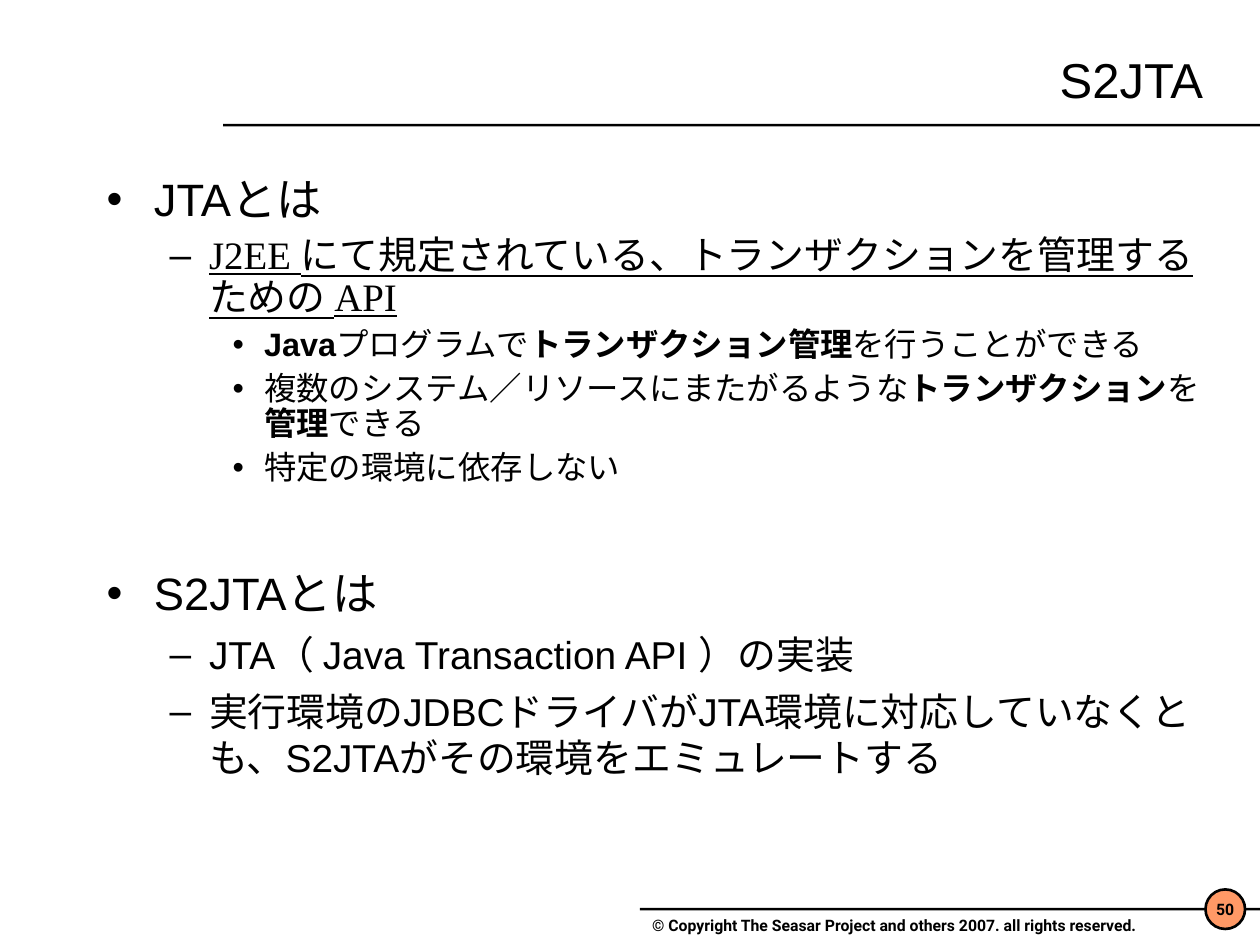
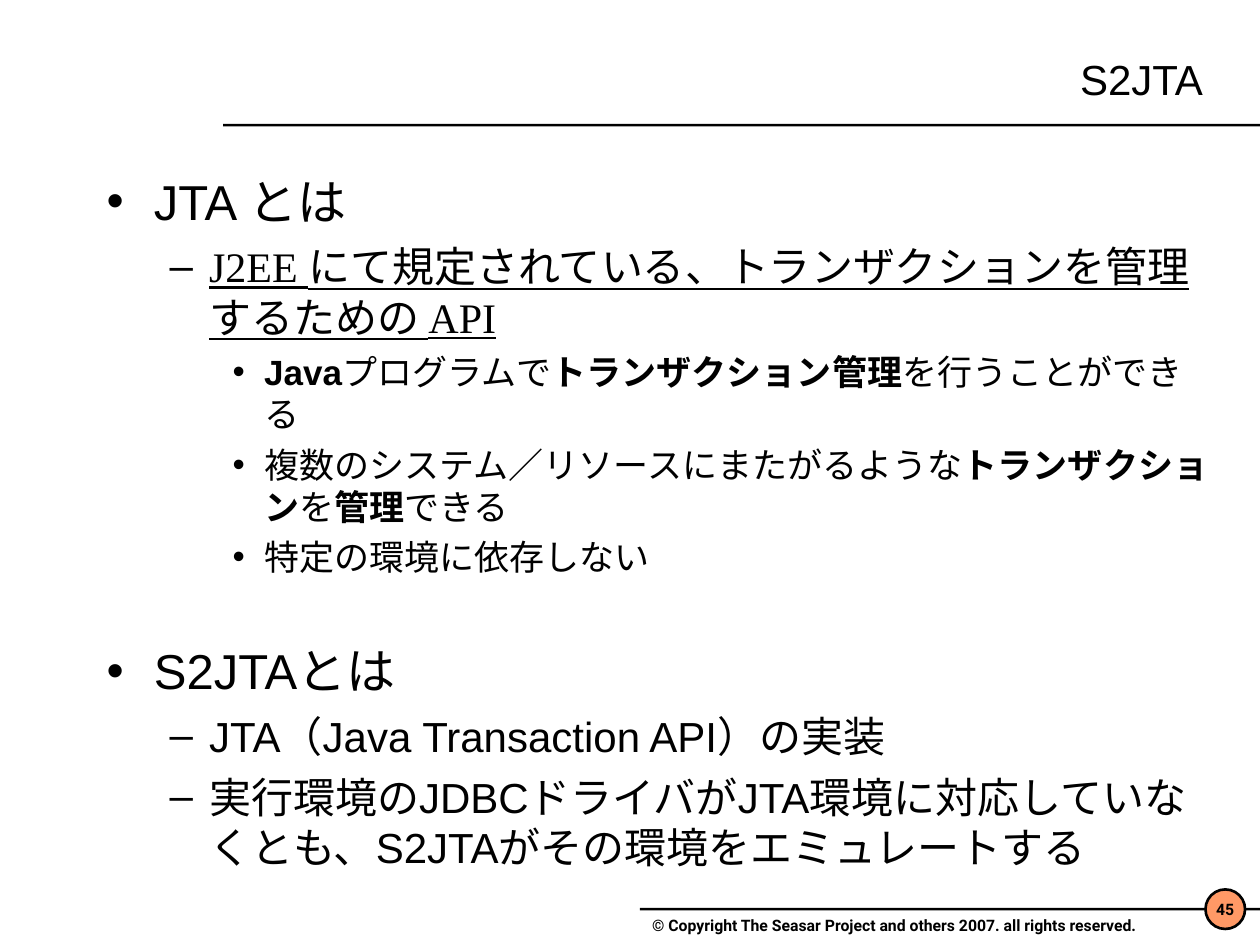
Before and after one commit to seasarorg/seasar2, a slide deck: slide 45 of seasar2_tutorial/doc/Seasar2.4.ppt (slide 50 before the commit). Drawn at 1260x945 pixels with LibreOffice and Linux fonts; fonts in the diff are those of the drawing; background and template pictures are left out. Boxes give left, top, right and bottom in pixels: in the first picture for what was removed or moved away, otherwise in the second. Text is boxed around its words. In the diff, an @@ line names an element or a change of style, - is before the commit and + after.

Commit message:
チュートリアルのドキュメント修正。

```diff
--- a/seasar2_tutorial/doc/Seasar2.4.ppt
+++ b/seasar2_tutorial/doc/Seasar2.4.ppt
@@ title "S2JTA" at (x1=1080, y1=65, x2=1203, y2=96): size 28 to 24 pt @@
@@ text at (x1=154, y1=182, x2=346, y2=222): text changed; size 25.9 to 28 pt @@
-• JTAとは
+• JTA とは
@@ text at (x1=154, y1=246, x2=1208, y2=867): size 22.2 to 24 pt in "J2EE にて規定されている、トランザクションを管理するための API", "実行環境のJDBCドライバがJTA環境に対応していなくとも、S2JTAがその環境をエミュレートする"; size 18.5 to 20 pt in "Javaプログラムでトランザクション管理を行うことができる", "複数のシステム／リソースにまたがるようなトランザクションを管理できる", "特定の環境に依存しない"; size 25.9 to 28 pt in "S2JTAとは"; line spacing 0.9 to 1 @@
@@ text at (x1=209, y1=718, x2=885, y2=756): text changed; size 22.2 to 24 pt @@
-  – JTA（ Java Transaction API ）の実装
+  – JTA（Java Transaction API）の実装
@@ page number at (x1=1216, y1=903, x2=1234, y2=915): text changed @@
-50
+45
```
Also in this commit, not shown: 34 other slides changed, 11 slides added, 12 slides removed, 1 other file.
